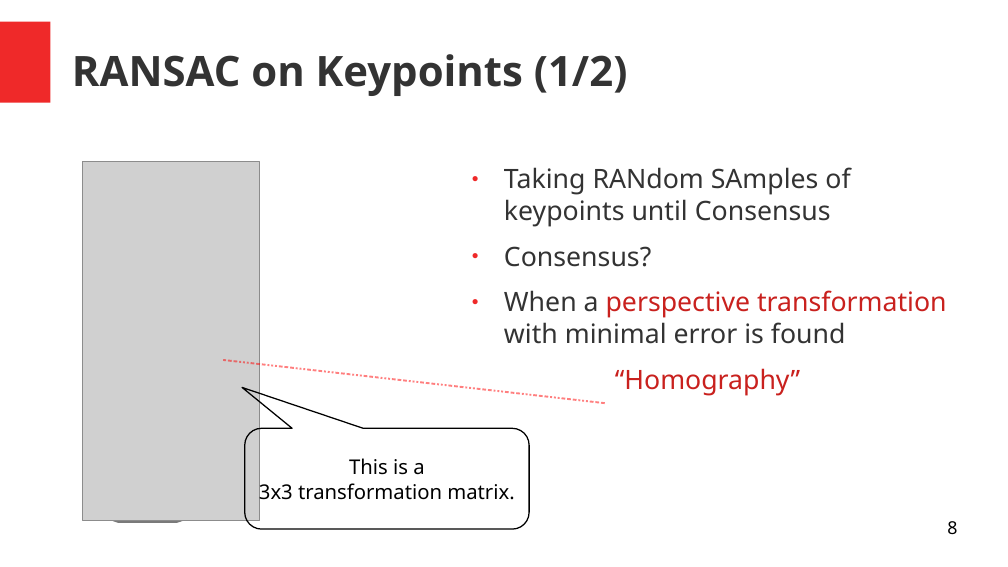
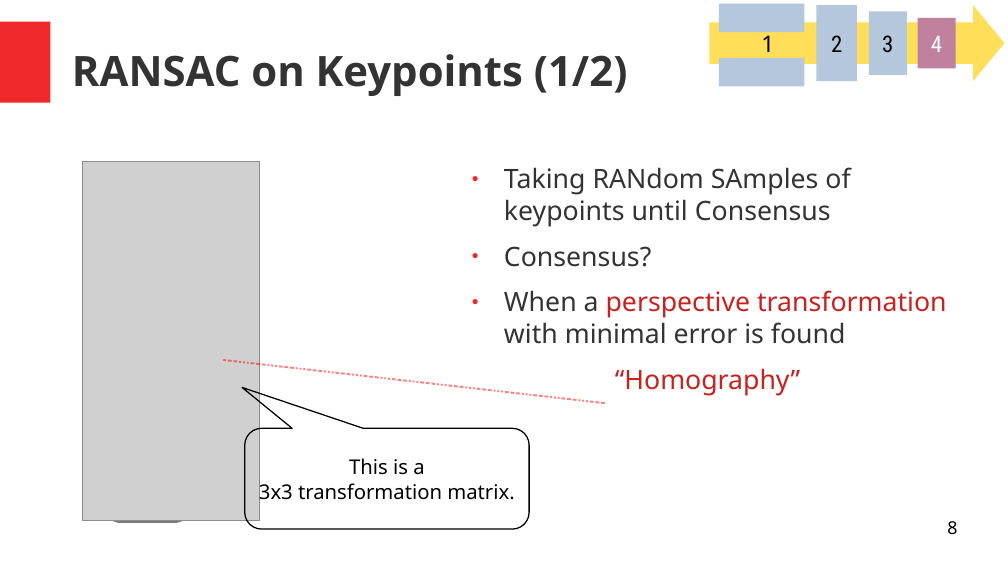
Before and after one commit to leyhline/bukan-collection, a slide deck: slide 8 of slides/03-new-pipeline/new-pipeline.odp. Drawn at 1008x567 pixels with LibreOffice and Linux fonts; fonts in the diff are those of the drawing; grey boxes stand for pictures. Boxes give left, top, right and bottom in pixels: in the first picture for what was removed or moved away, otherwise in the second. Text is boxed around its words. In the diff, an @@ line names an element or a change of style, - is before the commit and + after.

```diff
--- a/slides/03-new-pipeline/new-pipeline.odp
+++ b/slides/03-new-pipeline/new-pipeline.odp
@@ right arrow added at [710, 5, 1005, 81], fill #FFDE59 @@
@@ rectangle added at [719, 4, 805, 32], fill #B4C7DC @@
@@ rectangle added at [817, 5, 857, 81], fill #B4C7DC, 18 pt, text #000000 @@
+2
@@ rectangle added at [869, 12, 907, 75], fill #B4C7DC, 18 pt, text #000000 @@
+3
@@ rectangle added at [918, 18, 957, 69], fill #BF819E, 18 pt, text #FFFFFF @@
+4
@@ rectangle added at [719, 58, 805, 86], fill #B4C7DC @@
@@ text added at [761, 31, 774, 52], 18 pt, text #000000 @@
+1
```
Also in this commit, not shown: 5 other slides changed.
